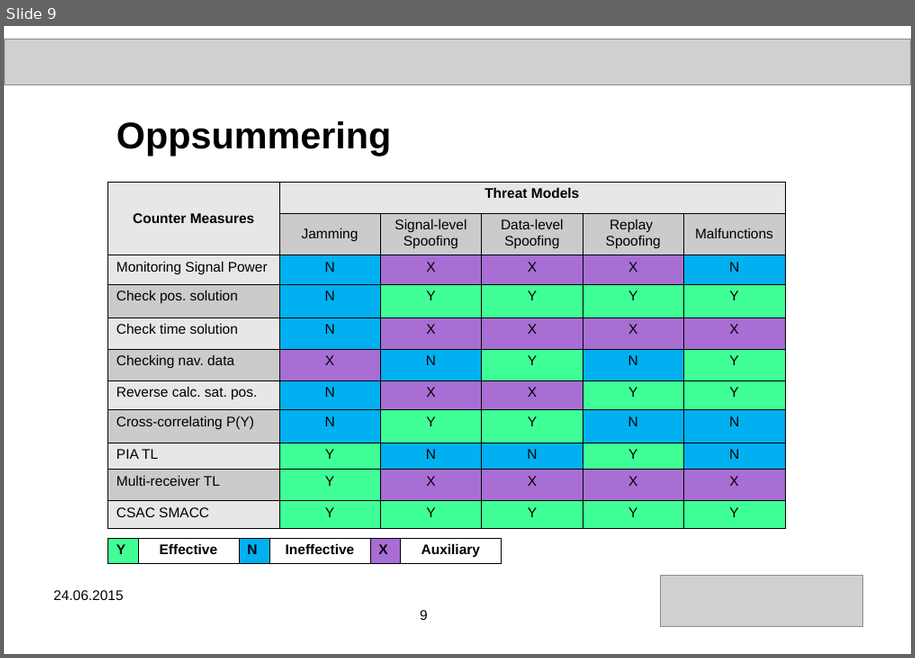
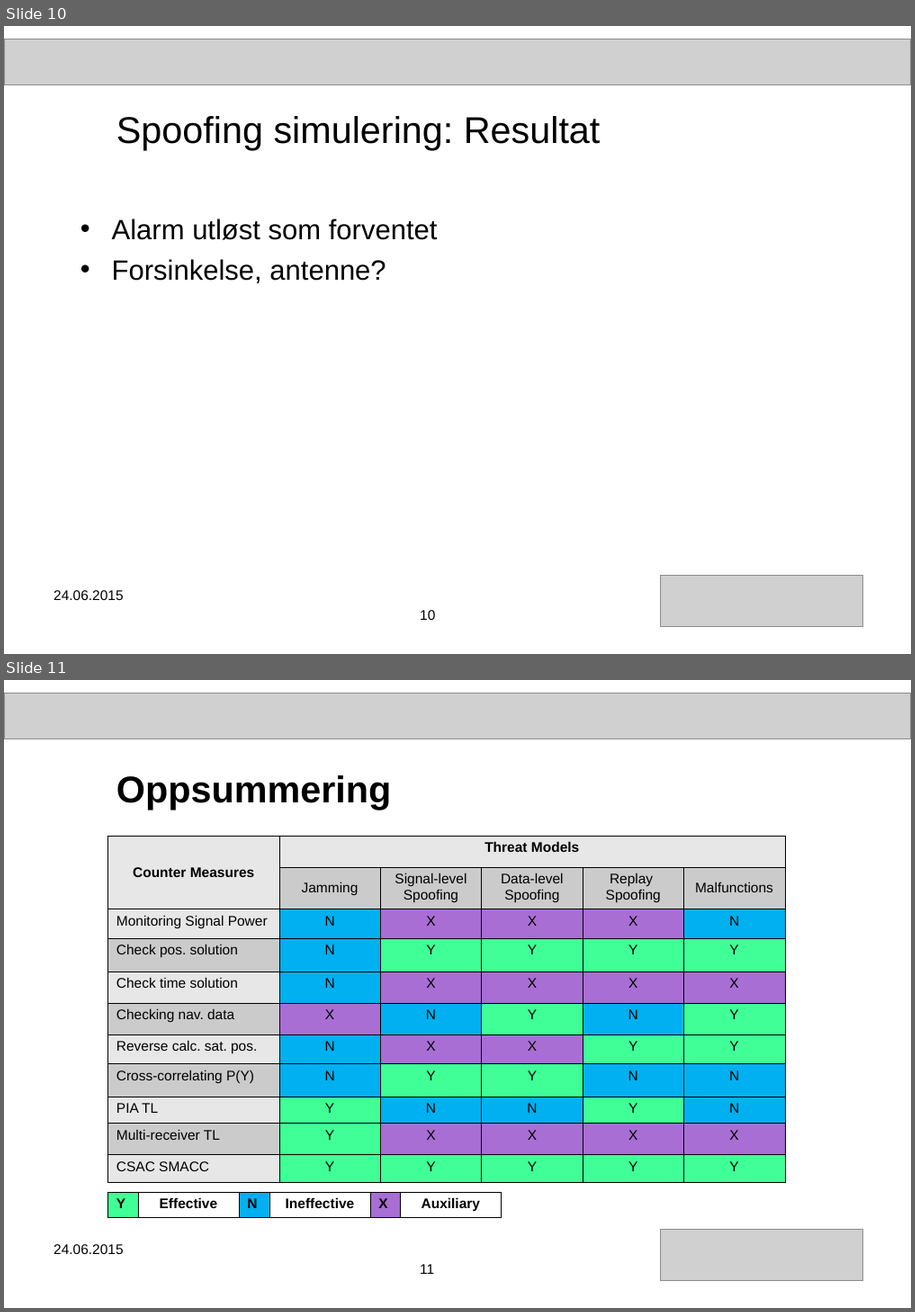
Before and after one commit to aschultzen/master_thesis, a slide deck: aril_presentasjon_2016.ppt. Shown one above the other, each under a label of ours: slide 9 before the commit, slides 10 and 11 after it. The pictures are 915x658 and 915x1312 pixels, drawn with LibreOffice and Linux fonts; fonts in the diff are those of the drawing; grey boxes stand for pictures. Boxes give left, top, right and bottom in pixels: in the first picture for what was removed or moved away, otherwise in the second. Text is boxed around its words. In the diff, an @@ line names an element or a change of style, - is before the commit and + after.

```diff
--- a/aril_presentasjon_2016.ppt
+++ b/aril_presentasjon_2016.ppt
@@ slide 10 added at [4, 26, 911, 654], background #FFFFFF @@
@@ picture added at [4, 40, 910, 85] @@
@@ title added at [116, 116, 601, 150], 32 pt, text #000000 @@
+Spoofing simulering: Resultat
@@ text added at [112, 219, 438, 283], 24 pt, text #000000 @@
+• Alarm utløst som forventet
+• Forsinkelse, antenne?
@@ text added at [54, 590, 123, 600], 12 pt, text #000000 @@
+24.06.2015
@@ picture added at [660, 575, 863, 626] @@
@@ page number added at [420, 610, 435, 620], 12 pt, text #000000 @@
+10
@@ what was slide 9 is now slide 11 @@
@@ page number at [420, 1264, 434, 1274]: text changed @@
-9
+11
```
Also in this commit, not shown: 5 slides changed, 3 other slides added, 2 slides removed.
